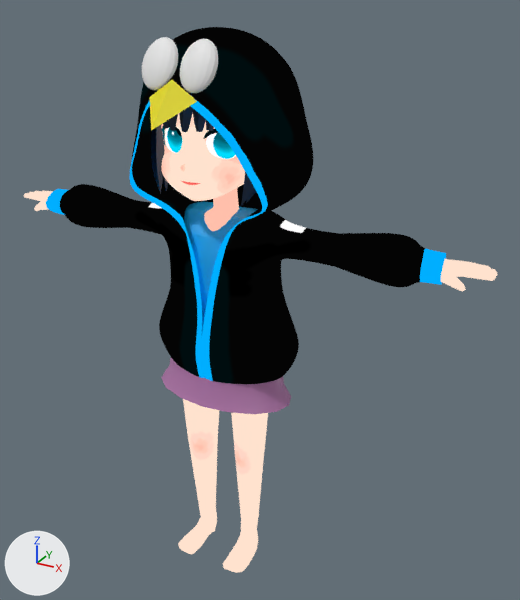
One commit to the Blender file arch_chan.blend: the scene before it, then after it.
The view is the same before and after, from a 50 mm lens placed at (14.9, -23.2, 5.4), pointed at (1.3, 1.7, -7.0). The axes (+X, +Y, +Z) are drawn at lower left. The lights are the same throughout.

In view in the first picture: 'Body', 'Cube', 'Face', 'Hair.Front', 'Hair.Side', 'Inner', 'Parker', 'Skirt', 'Sphere'.
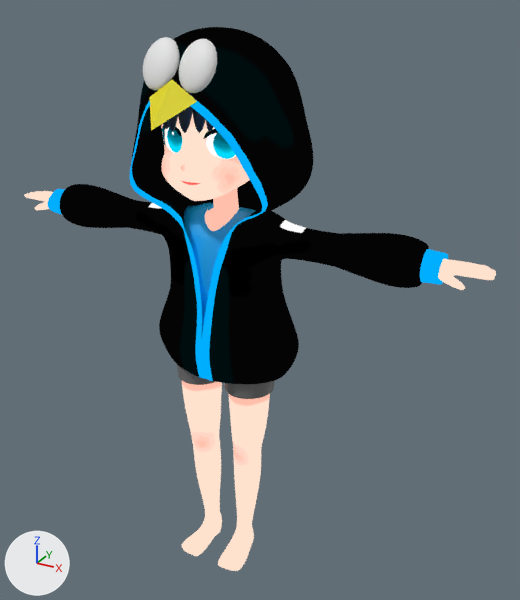
Location of each change, (x1, y1, x2, y2) in pixels of the pictures (520 x 600 px; the box of a moved part takes in the faces that stretch with it):
'Parker', reshaped
    before: (46, 27, 446, 384)
    after: (48, 27, 448, 384)
'Body', reshaped, modifiers changed
    before: (24, 190, 497, 573)
    after: (24, 191, 496, 571)
'Skirt', deleted
    before: (161, 358, 291, 414)
'Inner', reshaped, modifiers changed
    before: (184, 202, 258, 331)
    after: (184, 203, 256, 332)
'Body.001', added
    after: (177, 337, 274, 399)
'Hair.Side', hidden
    before: (151, 125, 256, 206)
'Hair.Front', reshaped
    before: (161, 106, 214, 132)
    after: (160, 106, 213, 133)
part 1 of me_cylinder_001, built on
    before: (24, 194, 493, 573)
    after: (24, 191, 496, 571)
part 2 of me_cylinder_001, surface changed
    before: (188, 402, 264, 523)
    after: (182, 383, 257, 536)
part 3 of me_cylinder_003, moved or reshaped
    before: (46, 184, 446, 287)
    after: (48, 184, 448, 288)
part 4 of me_cylinder_003, moved or reshaped
    both: (139, 190, 273, 358)

Diff of the bpy script that builds the scene:
```diff
--- a/arch_chan.blend.py
+++ b/arch_chan.blend.py
@@ mat_skirt_mat @@
 mat_skirt_mat = principled_material('Skirt.Mat')
-mat_skirt_mat.base_color = (0.429, 0.177, 0.394)  # pink #af75a8
+mat_skirt_mat.base_color = (0.163, 0.163, 0.163)  # grey #707070
@@ me_cylinder_001 @@
-me_cylinder_001.from_pydata(...)  # 673 vertices, 659 faces; spans x 0.0..11.0, y -1.3..2.2, z -19.7..-3.0
+me_cylinder_001.from_pydata(...)  # 1258 vertices, 1264 faces; spans x 0.0..11.0, y -1.3..2.2, z -19.8..-3.0
+# me_cylinder_001 part 1: 281 vertices moved from x 0.0..10.1, y -1.3..2.2, z -19.7..-3.0 to x 0.0..10.1, y -1.3..2.2, z -19.8..-3.1; 56 vertices removed from x 0.4..10.0, y -1.2..1.8, z -19.7..-3.1; 641 vertices added at x 0.0..10.9, y -1.2..1.8, z -19.8..-3.0
+# me_cylinder_001 part 2: 40 kept faces spanning x 0.4..5.4, y -0.2..1.8, z -19.0..-3.0 get new texture (UV) coordinates
 me_cylinder_001.materials.append(mat_body_mat)
@@ me_cylinder_003 @@
-me_cylinder_003.from_pydata(...)  # 507 vertices, 478 faces; spans x 0.0..9.25, y -2.51..4.69, z -10.07..3.96
-me_cylinder_003.vertices[15].co = (1.15, -0.34, -3.21)
-me_cylinder_003.vertices[39].co = (0.65, -0.52, -4.84)
-me_cylinder_003.vertices[53].co = (0.87, -0.43, -4.02)
-me_cylinder_003.vertices[62].co = (0.23, -0.82, -7.62)
-me_cylinder_003.vertices[362].co = (2.19, -0.54, -2.58)
+me_cylinder_003.from_pydata(...)  # 507 vertices, 478 faces; spans x 0.0..9.14, y -2.51..4.69, z -10.07..3.96
+# me_cylinder_003 part 3: 29 of 507 vertices moved; they spanned x 7.92..9.25, y 0.09..1.87, z -4.8..-3.06 and now span x 8.23..9.14, y 0.09..1.87, z -4.79..-3.05; mean shift (0.15, 0.0, 0.0); largest move (7.92, 1.87, -3.92) -> (8.49, 1.87, -3.91)
+# me_cylinder_003 part 4
+for i in [472, 485, 500]: me_cylinder_003.vertices[i].co += Vector((0.02, 0.0, 0.0))
+me_cylinder_003.vertices[15].co = (1.15, -0.44, -3.21)
+me_cylinder_003.vertices[39].co = (0.66, -0.52, -4.84)
+me_cylinder_003.vertices[53].co = (1.03, -0.43, -4.02)
+me_cylinder_003.vertices[62].co = (0.27, -0.82, -7.62)
+me_cylinder_003.vertices[362].co = (2.19, -0.62, -2.58)
 me_cylinder_003.materials.append(mat_parker_mat)
@@ cu_beziercircle @@
 _sp = cu_beziercircle.splines.new('BEZIER'); _sp.bezier_points.add(3)
 _sp.bezier_points.foreach_set('co', [-1.0, 0.0, 0.0, 0.0, 1.0, 0.0, 1.0, 0.0, 0.0, 0.0, -0.383, 0.0])
-_sp.bezier_points.foreach_set('handle_left', [-1.22, -0.584, 0.0, -0.552, 1.0, 0.0, 0.838, 0.611, 0.0, 0.418, -0.383, 0.0])
-_sp.bezier_points.foreach_set('handle_right', [-0.805, 0.517, 0.0, 0.552, 1.0, 0.0, 1.141, -0.534, 0.0, -0.418, -0.383, 0.0])
-for _p, _l, _r in zip(_sp.bezier_points, ['ALIGNED', 'AUTO', 'ALIGNED', 'AUTO'], ['ALIGNED', 'AUTO', 'ALIGNED', 'AUTO']): _p.handle_left_type = _l; _p.handle_right_type = _r
+_sp.bezier_points.foreach_set('handle_left', [-1.22, -0.584, 0.0, -1.224, 1.0, 0.0, 0.838, 0.611, 0.0, 0.418, -0.383, 0.0])
+_sp.bezier_points.foreach_set('handle_right', [-0.805, 0.517, 0.0, 1.224, 1.0, 0.0, 1.141, -0.534, 0.0, -0.418, -0.383, 0.0])
+for _p, _l, _r in zip(_sp.bezier_points, ['ALIGNED', 'ALIGNED', 'ALIGNED', 'AUTO'], ['ALIGNED', 'ALIGNED', 'ALIGNED', 'AUTO']): _p.handle_left_type = _l; _p.handle_right_type = _r
 _sp.order_u = 0
 _sp.order_v = 0
-_sp.resolution_u = 1
+_sp.resolution_u = 2
 _sp.use_cyclic_u = True
 cu_beziercircle.use_path = True
-cu_beziercircle.resolution_u = 1
+cu_beziercircle.resolution_u = 2
 cu_beziercircle.fill_mode = 'FULL'
@@ ob_hair_side @@
 _m = ob_hair_side.modifiers.new('Mirror', 'MIRROR')
+ob_hair_side.hide_set(True)
@@ ob_body @@
 _m = ob_body.modifiers.new('Mirror', 'MIRROR')
 _m.use_clip = True
+_m = ob_body.modifiers.new('Subdivision', 'SUBSURF')
@@ ob_skirt @@
-ob_skirt = bpy.data.objects.new('Skirt', me_cylinder_002)
@@ ob_body_001 @@
+ob_body_001 = bpy.data.objects.new('Body.001', me_cylinder_005)  # 175 vertices, 156 faces; spans x 0.0..2.43, y -0.58..2.27, z -10.81..-8.01; in mat_skirt_mat (grey #707070); modifiers MIRROR, SUBSURF, SHRINKWRAP, SOLIDIFY
+ob_body_001.location = (0.0, 0.0, 0.0)
```
